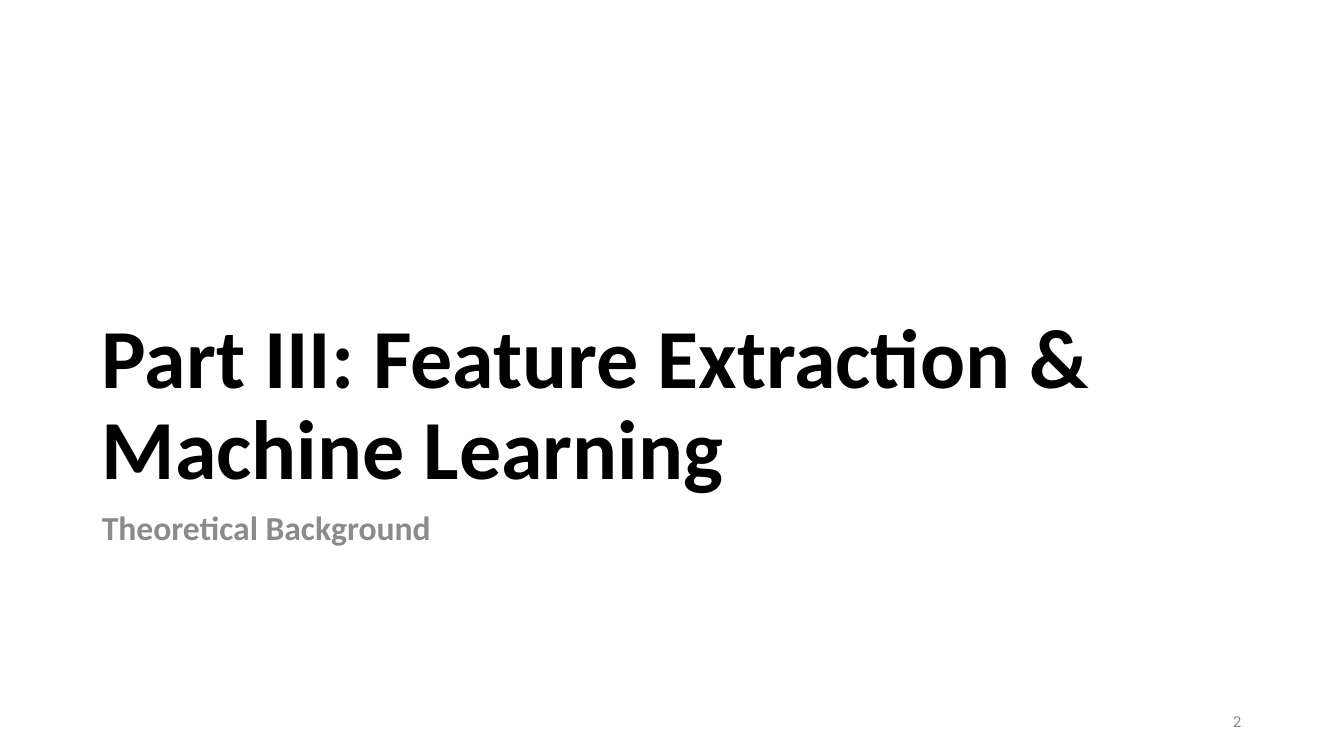
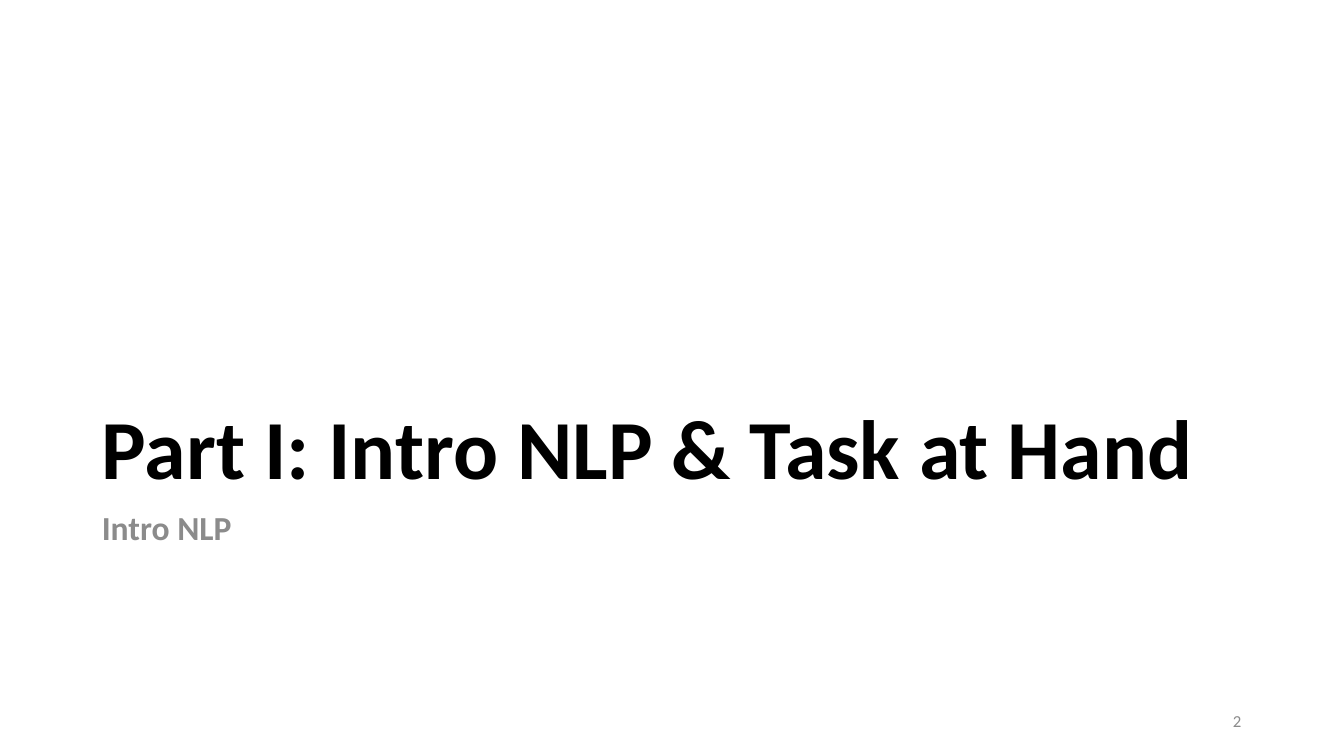
Before and after one commit to lisa-wm/consulting, a slide deck: slide 2 of 5_seminar/Contents_Part_01/Präsentation_Teil1.pptx. Drawn at 1344x756 pixels with LibreOffice and Linux fonts; fonts in the diff are those of the drawing. Boxes give left, top, right and bottom in pixels: in the first picture for what was removed or moved away, otherwise in the second. Text is boxed around its words. In the diff, an @@ line names an element or a change of style, - is before the commit and + after.

```diff
--- a/5_seminar/Contents_Part_01/Präsentation_Teil1.pptx
+++ b/5_seminar/Contents_Part_01/Präsentation_Teil1.pptx
@@ title at box(102, 420, 1192, 480): text changed @@
-Part III: Feature Extraction & Machine Learning
+Part I: Intro NLP & Task at Hand
@@ text at box(102, 518, 231, 540): text changed @@
-Theoretical Background
+Intro NLP
```
Also in this commit, not shown: 4 other slides changed, 21 slides added, 19 slides removed, 2 other files.
